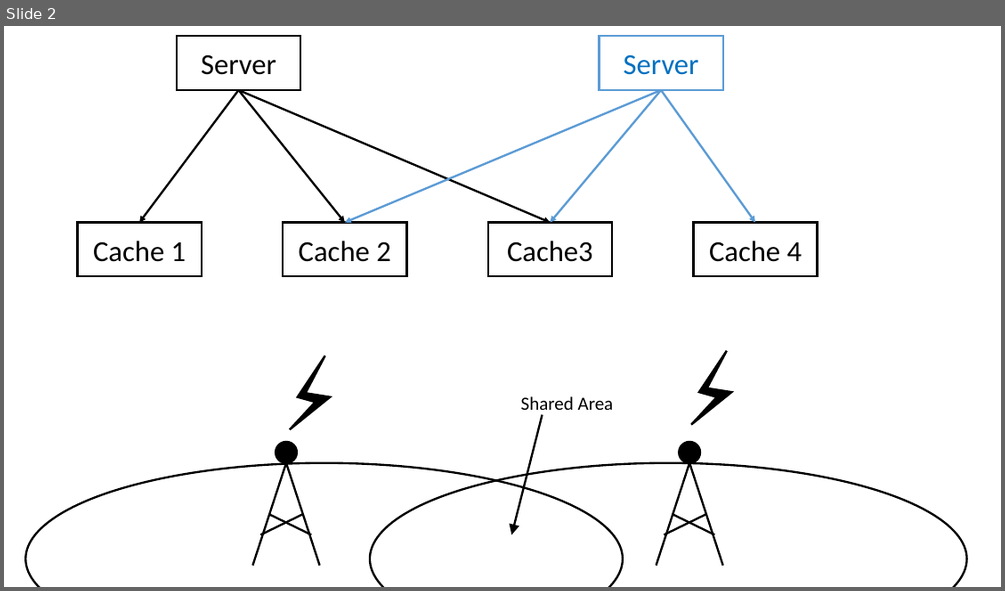
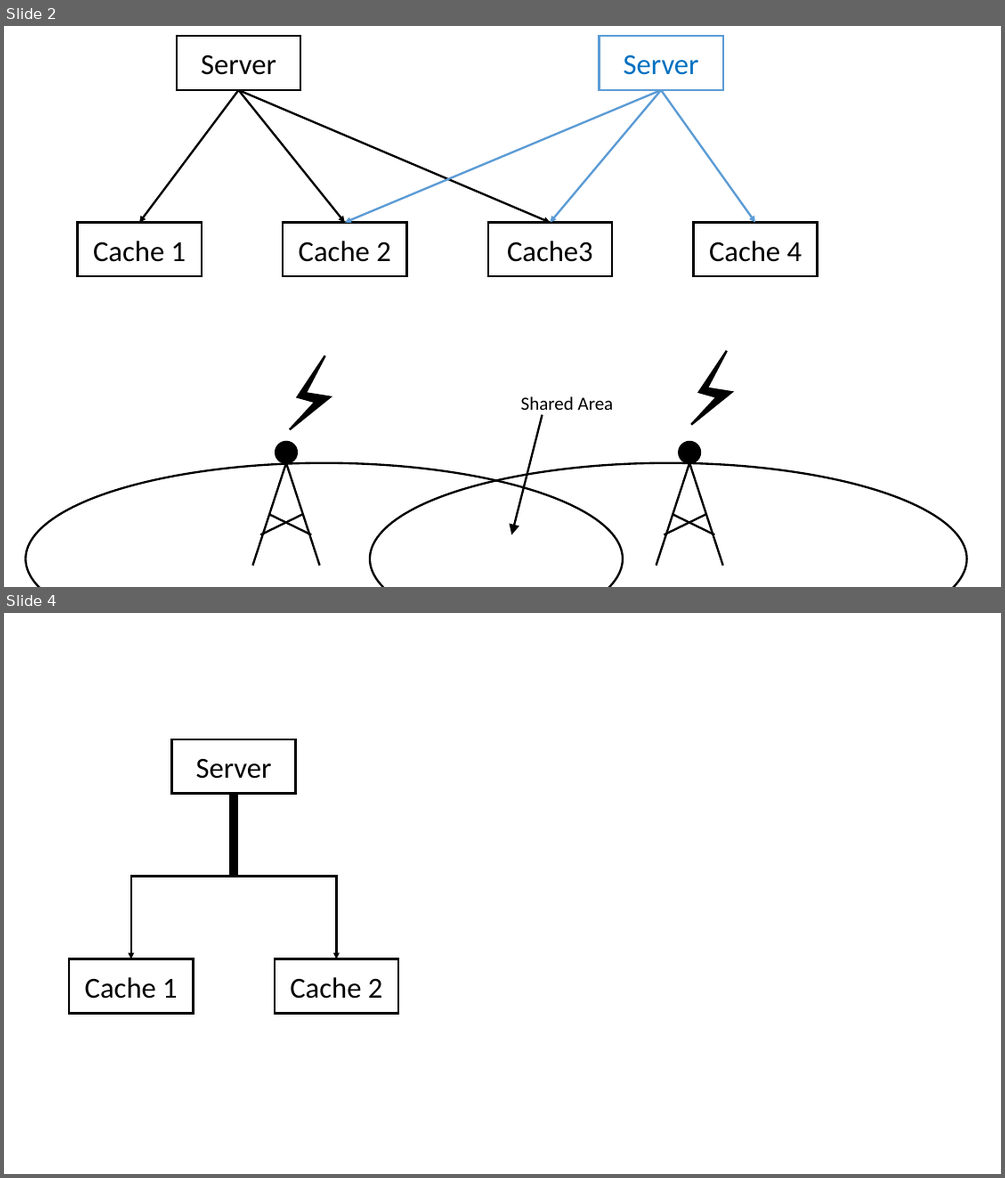
Before and after one commit to qizhu8/online_fig_storage, a slide deck: figures.pptx. Shown one above the other, each under a label of ours: slide 2 before the commit, slides 2 and 4 after it; the slides between them are not shown. The pictures are 1005x591 and 1005x1178 pixels, drawn with LibreOffice and Linux fonts; fonts in the diff are those of the drawing. Boxes give left, top, right and bottom in pixels: in the first picture for what was removed or moved away, otherwise in the second. Text is boxed around its words. In the diff, an @@ line names an element or a change of style, - is before the commit and + after.

```diff
--- a/figures.pptx
+++ b/figures.pptx
@@ slide 4 added at [4,613,1001,1174], background #FFFFFF @@
@@ rectangle added at [171,739,296,793], outline #000000 2 pt, 28 pt, text #000000 @@
+Server
@@ elbow arrow added from (234, 793) to (131, 959), #000000 2 pt @@
@@ line added from (234, 793) to (234, 876), #000000 8 pt @@
@@ elbow arrow added from (234, 793) to (337, 959), #000000 2 pt @@
@@ rectangle added at [69,959,194,1013], outline #000000 2 pt, 28 pt, text #000000 @@
+Cache 1
@@ rectangle added at [275,959,399,1013], outline #000000 2 pt, 28 pt, text #000000 @@
+Cache 2
```
Also in this commit, not shown: 1 other slide added, 7 other files.
